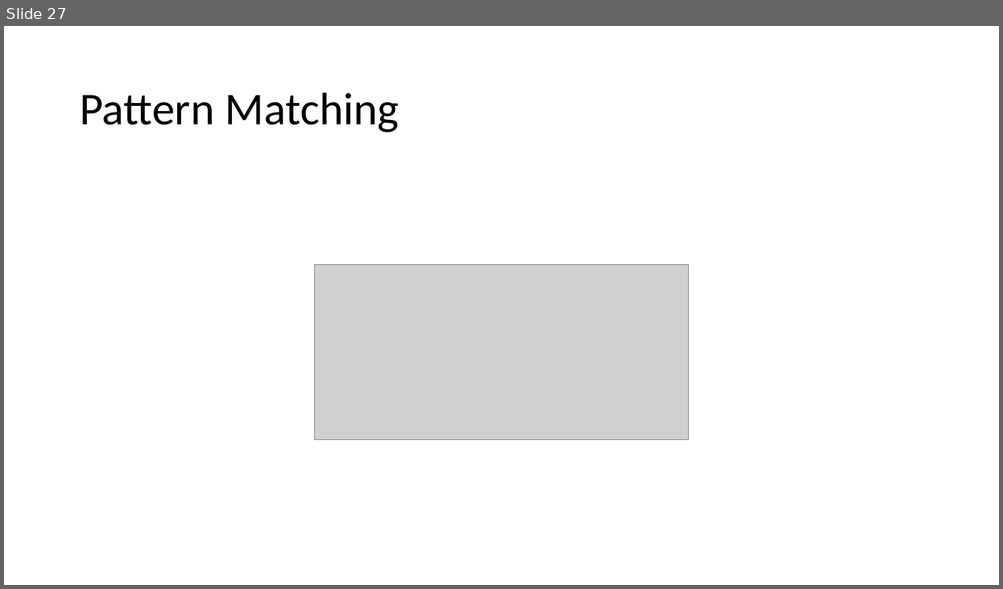
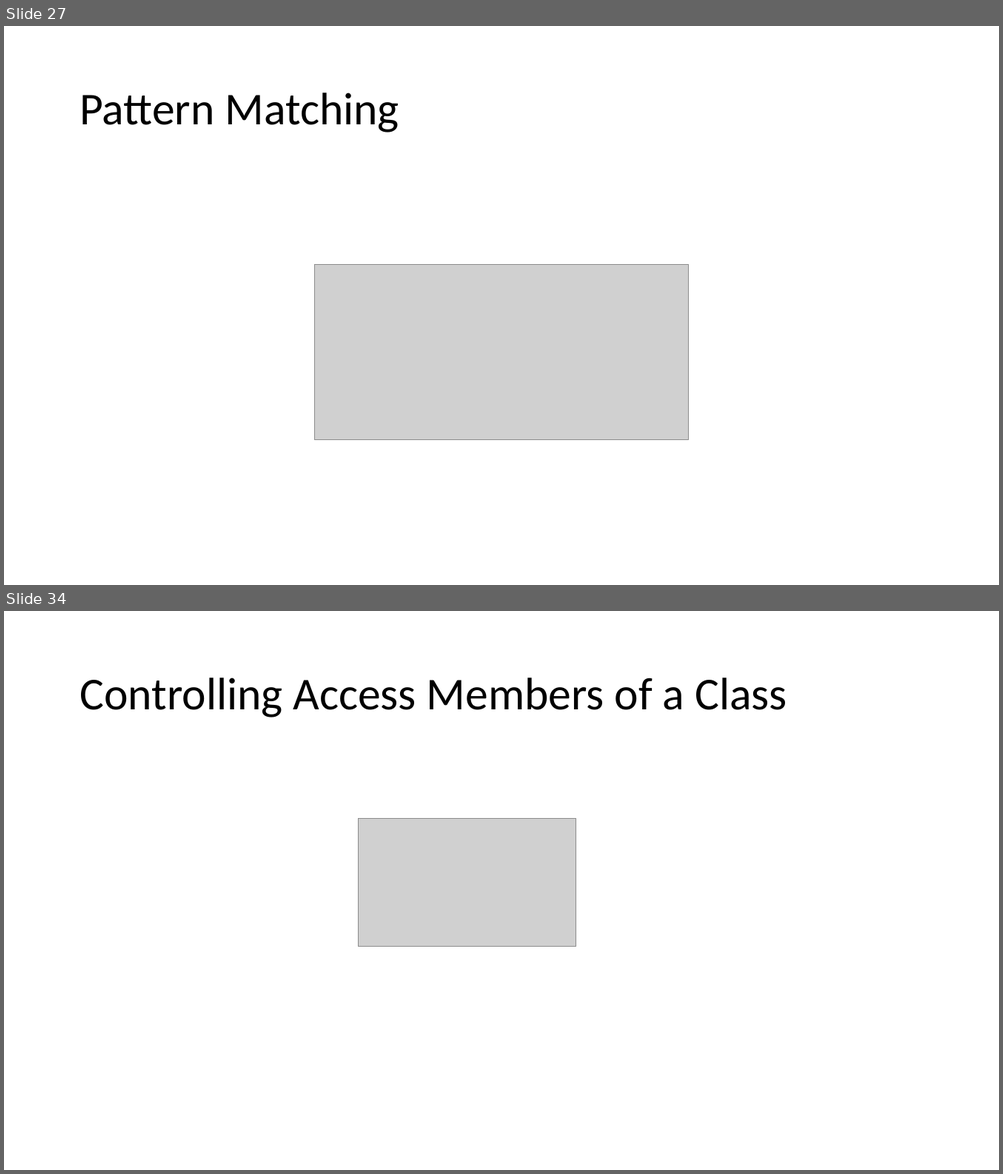
Before and after one commit to KeaganErasmus/BCDEJava, a slide deck: Assessment1_Presentation.pptx. Shown one above the other, each under a label of ours: slide 27 before the commit, slides 27 and 34 after it; the slides between them are not shown. The pictures are 1003x589 and 1003x1174 pixels, drawn with LibreOffice and Linux fonts; fonts in the diff are those of the drawing; grey boxes stand for pictures. Boxes give left, top, right and bottom in pixels: in the first picture for what was removed or moved away, otherwise in the second. Text is boxed around its words. In the diff, an @@ line names an element or a change of style, - is before the commit and + after.

```diff
--- a/Assessment1_Presentation.pptx
+++ b/Assessment1_Presentation.pptx
@@ slide 34 added at bbox=[4, 611, 999, 1170], background #FFFFFF @@
@@ title added at bbox=[79, 678, 787, 718], 44 pt, text #000000 @@
+Controlling Access Members of a Class
@@ picture added at bbox=[358, 819, 576, 947] @@
```
Also in this commit, not shown: 26 other slides added, 9 other files.
